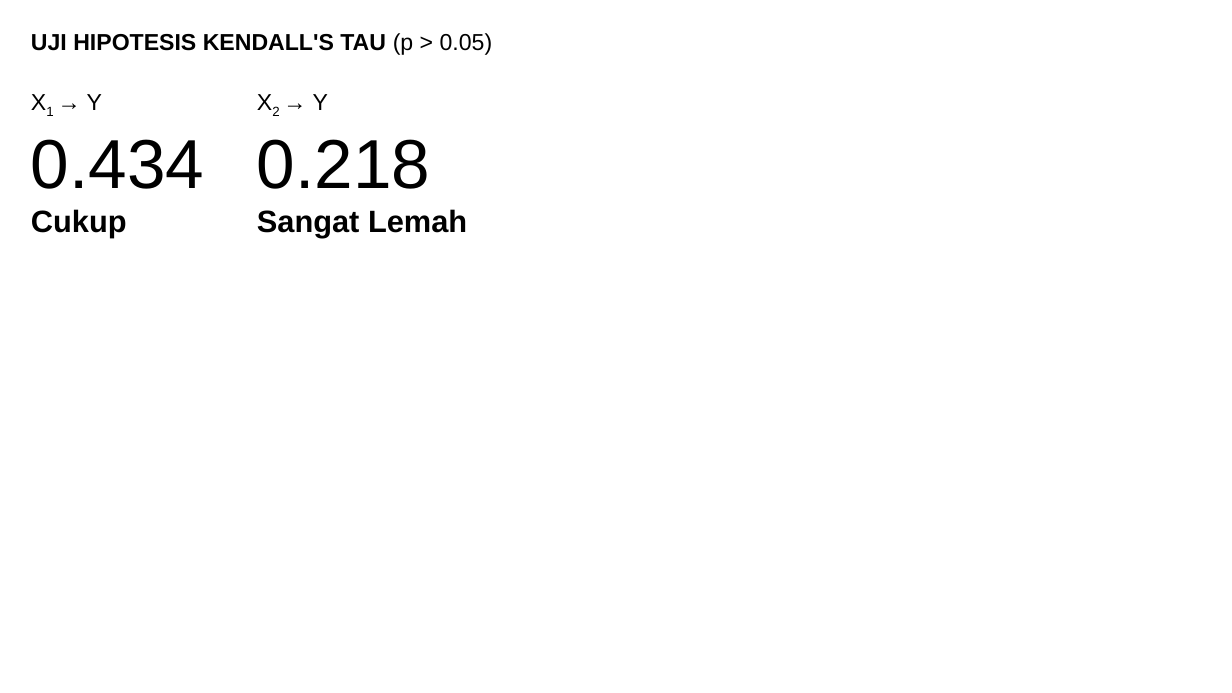
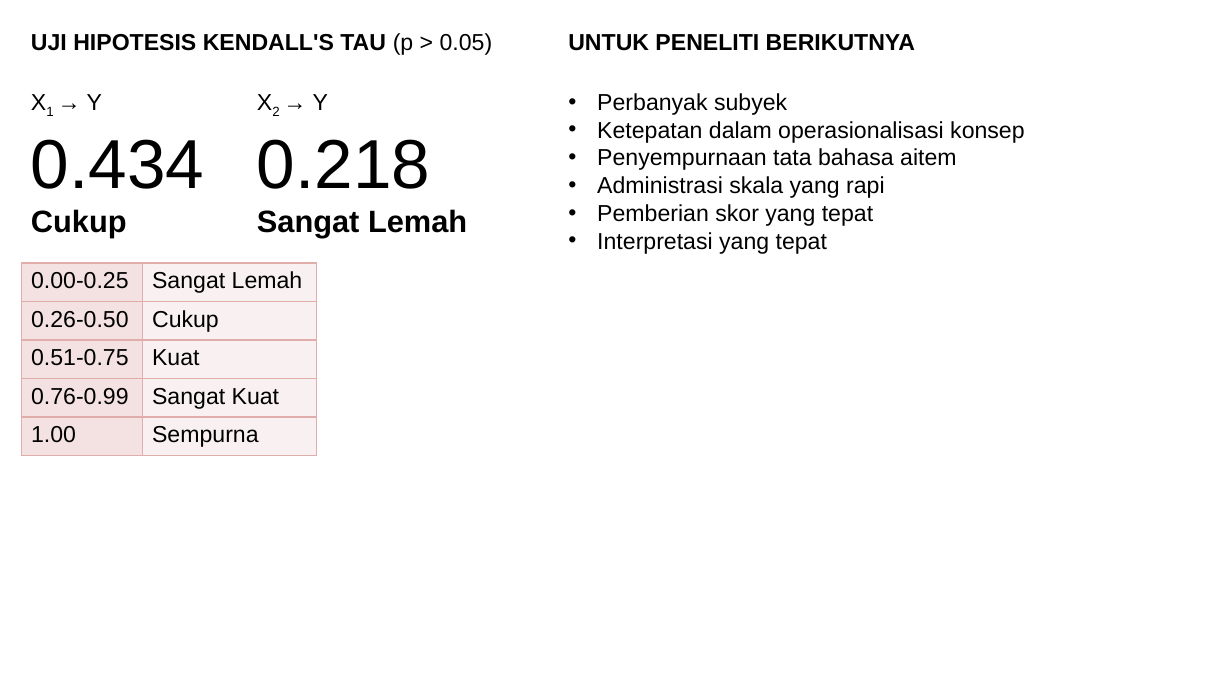
Before and after one commit to mzaini30/skripsi, a slide deck: slide 4 of Seminar Hasil Skripsi.pptx. Drawn at 1232x693 pixels with LibreOffice and Linux fonts; fonts in the diff are those of the drawing; background and template pictures are left out. Boxes give left, top, right and bottom in pixels: in the first picture for what was removed or moved away, otherwise in the second. Text is boxed around its words. In the diff, an @@ line names an element or a change of style, - is before the commit and + after.

```diff
--- a/Seminar Hasil Skripsi.pptx
+++ b/Seminar Hasil Skripsi.pptx
@@ text added at bbox=[568, 34, 915, 51], 18 pt, text #000000, bold @@
+UNTUK PENELITI BERIKUTNYA
@@ text added at bbox=[597, 93, 1024, 254], 18 pt, text #000000 @@
+• Perbanyak subyek
+• Ketepatan dalam operasionalisasi konsep
+• Penyempurnaan tata bahasa aitem
+• Administrasi skala yang rapi
+• Pemberian skor yang tepat
+• Interpretasi yang tepat
@@ table added at bbox=[22, 263, 317, 456], 5 rows, 2 columns @@
+0.00-0.25 | Sangat Lemah
+0.26-0.50 | Cukup
+0.51-0.75 | Kuat
+0.76-0.99 | Sangat Kuat
+1.00 | Sempurna
```
Also in this commit, not shown: 2 other files.
